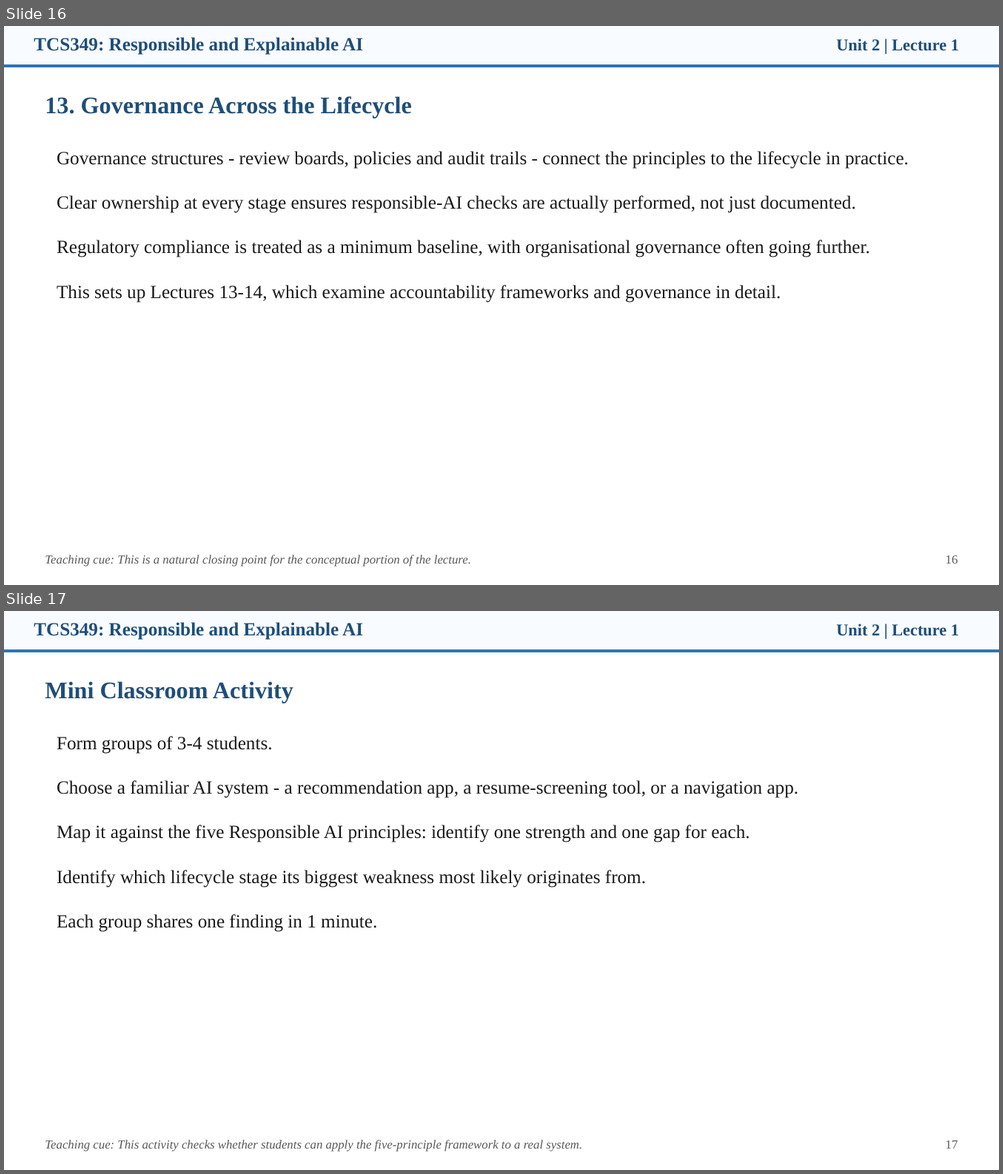
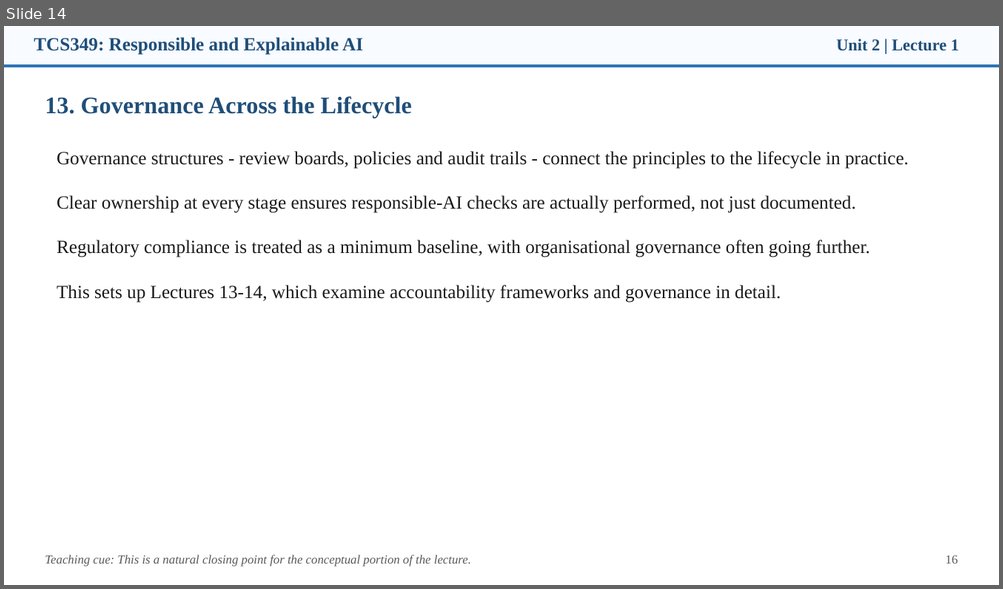
Before and after one commit to manojkaushik/manojkaushik.github.io, a slide deck: assets/TCS349/Unit-2/Lecture1_Responsible_AI_Principles.pptx. Shown one above the other, each under a label of ours: slides 16 and 17 before the commit, slide 14 after it. The pictures are 1003x1174 and 1003x589 pixels, drawn with LibreOffice and Linux fonts; fonts in the diff are those of the drawing. Boxes give left, top, right and bottom in pixels: in the first picture for what was removed or moved away, otherwise in the second. Text is boxed around its words. In the diff, an @@ line names an element or a change of style, - is before the commit and + after.

```diff
--- a/assets/TCS349/Unit-2/Lecture1_Responsible_AI_Principles.pptx
+++ b/assets/TCS349/Unit-2/Lecture1_Responsible_AI_Principles.pptx
@@ slide 17 removed at bbox=[4, 611, 999, 1170], background #FFFFFF @@
@@ rectangle removed at bbox=[4, 611, 999, 652] @@
@@ text removed at bbox=[34, 622, 363, 640] @@
-TCS349: Responsible and Explainable AI
@@ text removed at bbox=[836, 624, 959, 636] @@
-Unit 2 | Lecture 1
@@ rectangle removed at bbox=[4, 649, 999, 652] @@
@@ text removed at bbox=[45, 681, 293, 703] @@
-Mini Classroom Activity
@@ text removed at bbox=[57, 736, 799, 932] @@
-Form groups of 3-4 students.
-Choose a familiar AI system - a recommendation app, a resume-screening tool, or a navigation app.
-Map it against the five Responsible AI principles: identify one strength and one gap for each.
-Identify which lifecycle stage its biggest weakness most likely originates from.
-Each group shares one finding in 1 minute.
@@ text removed at bbox=[45, 1140, 582, 1152] @@
-Teaching cue: This activity checks whether students can apply the five-principle framework to a real system.
@@ text removed at bbox=[945, 1141, 958, 1149] @@
-17
@@ what was slide 16 is now slide 14 @@
```
Also in this commit, not shown: 3 other slides removed, 15 other files.
